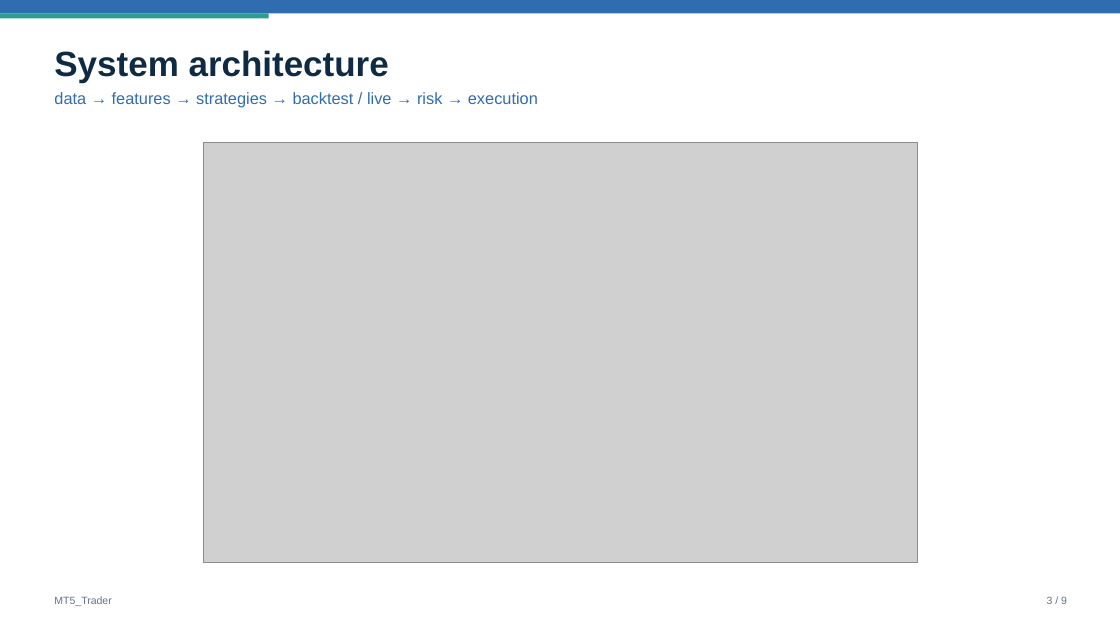
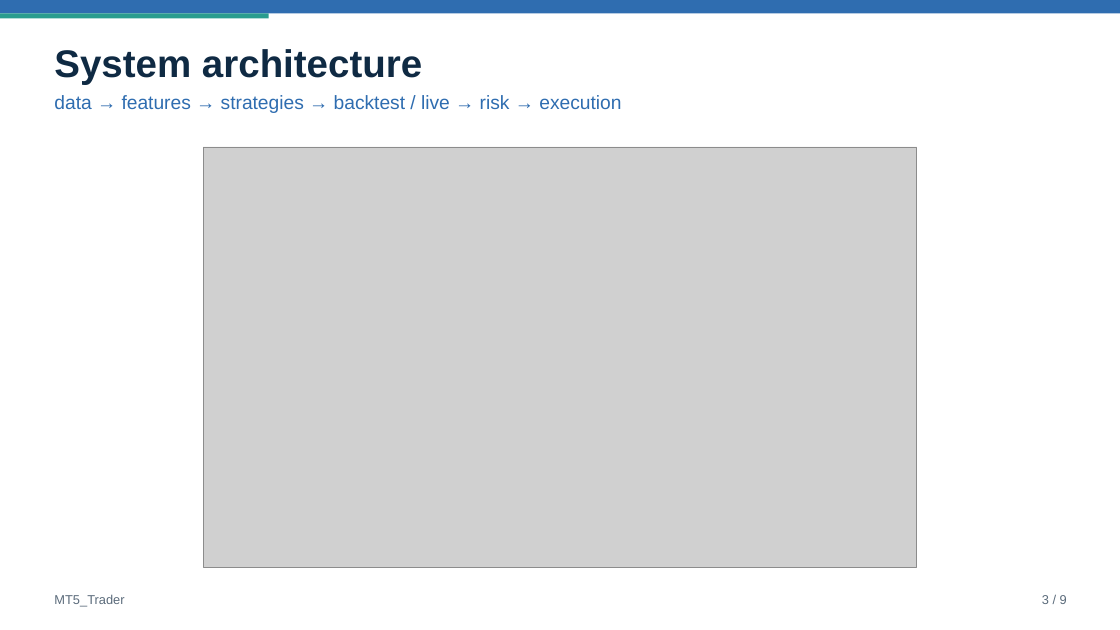
Before and after one commit to shikang61/QuantHack, a slide deck: slide 3 of docs/overview.pptx. Drawn at 1120x630 pixels with LibreOffice and Linux fonts; fonts in the diff are those of the drawing; grey boxes stand for pictures. Boxes give left, top, right and bottom in pixels: in the first picture for what was removed or moved away, otherwise in the second. Text is boxed around its words. In the diff, an @@ line names an element or a change of style, - is before the commit and + after.

```diff
--- a/docs/overview.pptx
+++ b/docs/overview.pptx
@@ text "System architecture" at (54,49,621,113): size 30 to 33 pt in "System architecture"; size 14 to 16.5 pt in "data → features → strategies → backtest ..." @@
@@ picture: place and size @@
-picture at (203,143,918,563)
+picture at (203,147,918,567)
@@ text "MT5_Trader" at (54,594,124,607): size 9 to 11 pt, text colour #64748B to #5B6B7B @@
@@ text "3 / 9" at (1042,595,1067,604): size 9 to 11 pt, text colour #64748B to #5B6B7B @@
```
Also in this commit, not shown: 8 other slides changed, 3 other files.
